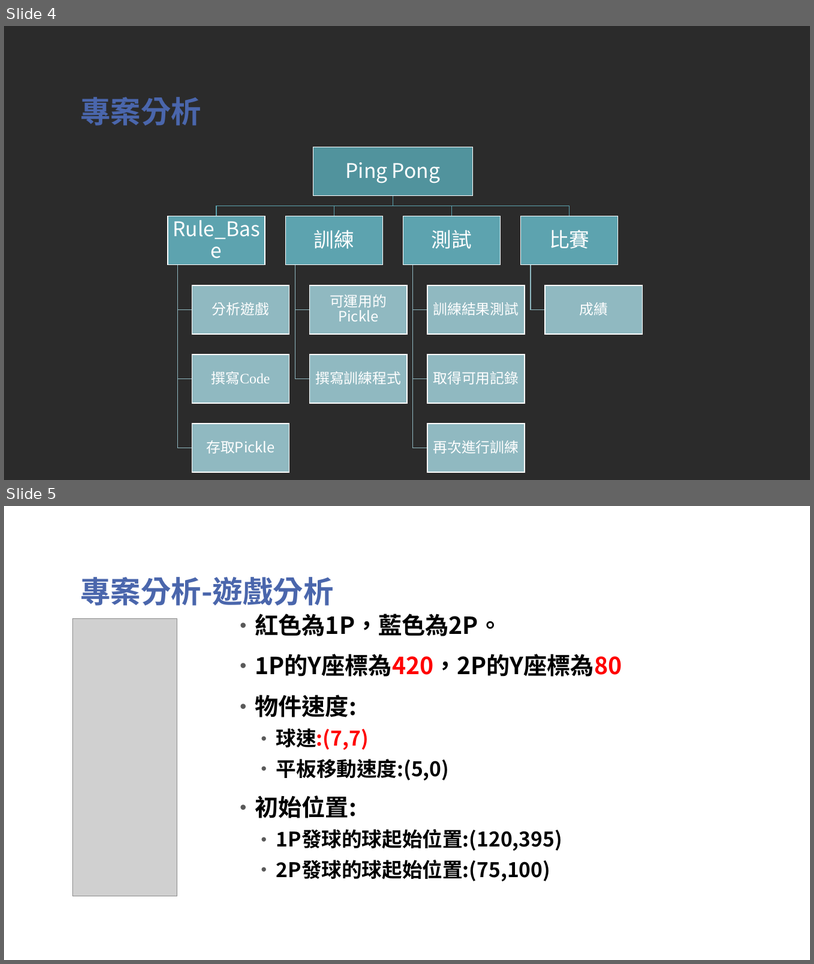
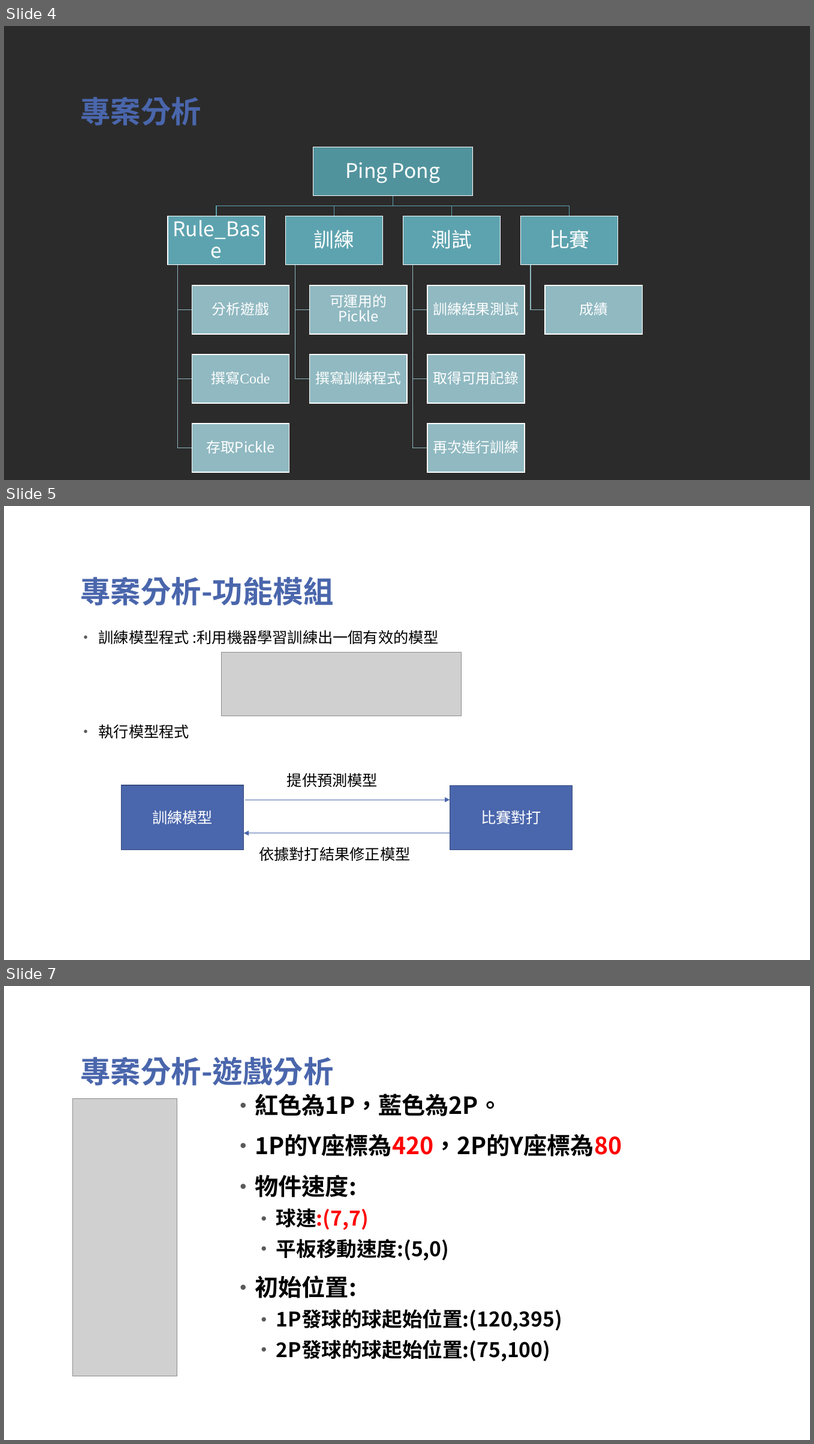
Before and after one commit to TsaiHaoWei/Machine-Learning, a slide deck: Finally project/Pingpong_第六組.pptx. Shown one above the other, each under a label of ours: slides 4 and 5 before the commit, slides 4, 5 and 7 after it; the slides between them are not shown. The pictures are 814x964 and 814x1444 pixels, drawn with LibreOffice and Linux fonts; fonts in the diff are those of the drawing; grey boxes stand for pictures; background and template pictures are left out; a plain dark background stands for a picture behind light text. Boxes give left, top, right and bottom in pixels: in the first picture for what was removed or moved away, otherwise in the second. Text is boxed around its words. In the diff, an @@ line names an element or a change of style, - is before the commit and + after.

```diff
--- a/Finally project/Pingpong_第六組.pptx
+++ b/Finally project/Pingpong_第六組.pptx
@@ slide 5 added at [4,506,810,960], background picture (left out) @@
@@ title added at [81,577,334,606], 36 pt, text #4A66AC, bold @@
+專案分析-功能模組
@@ text added at [99,630,439,738], 18 pt, text #000000 @@
+  • 訓練模型程式 :利用機器學習訓練出一個有效的模型
+  • 執行模型程式
@@ picture added at [221,652,461,715] @@
@@ text added at [287,772,378,787], 18 pt, text #000000 @@
+提供預測模型
@@ rectangle added at [122,785,243,849], fill #4A66AC, outline #374B7F 1 pt, 18 pt, text #FFFFFF @@
+訓練模型
@@ rectangle added at [450,786,572,850], fill #4A66AC, outline #374B7F 1 pt, 18 pt, text #FFFFFF @@
+比賽對打
@@ arrow added from (245, 799) to (450, 799), #4A66AC 0.5 pt @@
@@ arrow added from (450, 832) to (243, 832), #4A66AC 0.5 pt @@
@@ text added at [259,846,410,861], 18 pt, text #000000 @@
+依據對打結果修正模型
@@ what was slide 5 is now slide 7 @@
```
Also in this commit, not shown: 1 slide changed, 2 other slides added.
